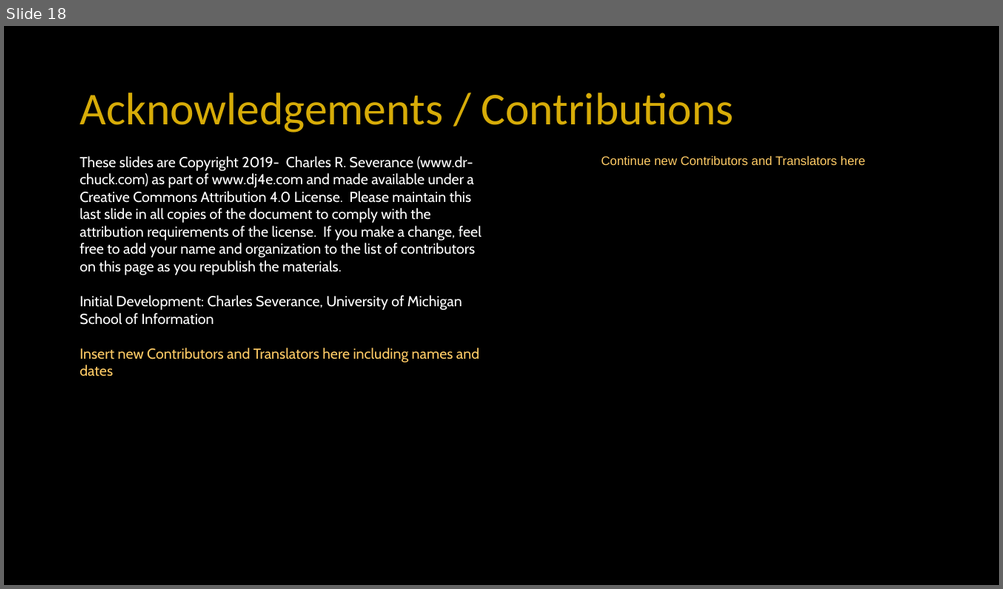
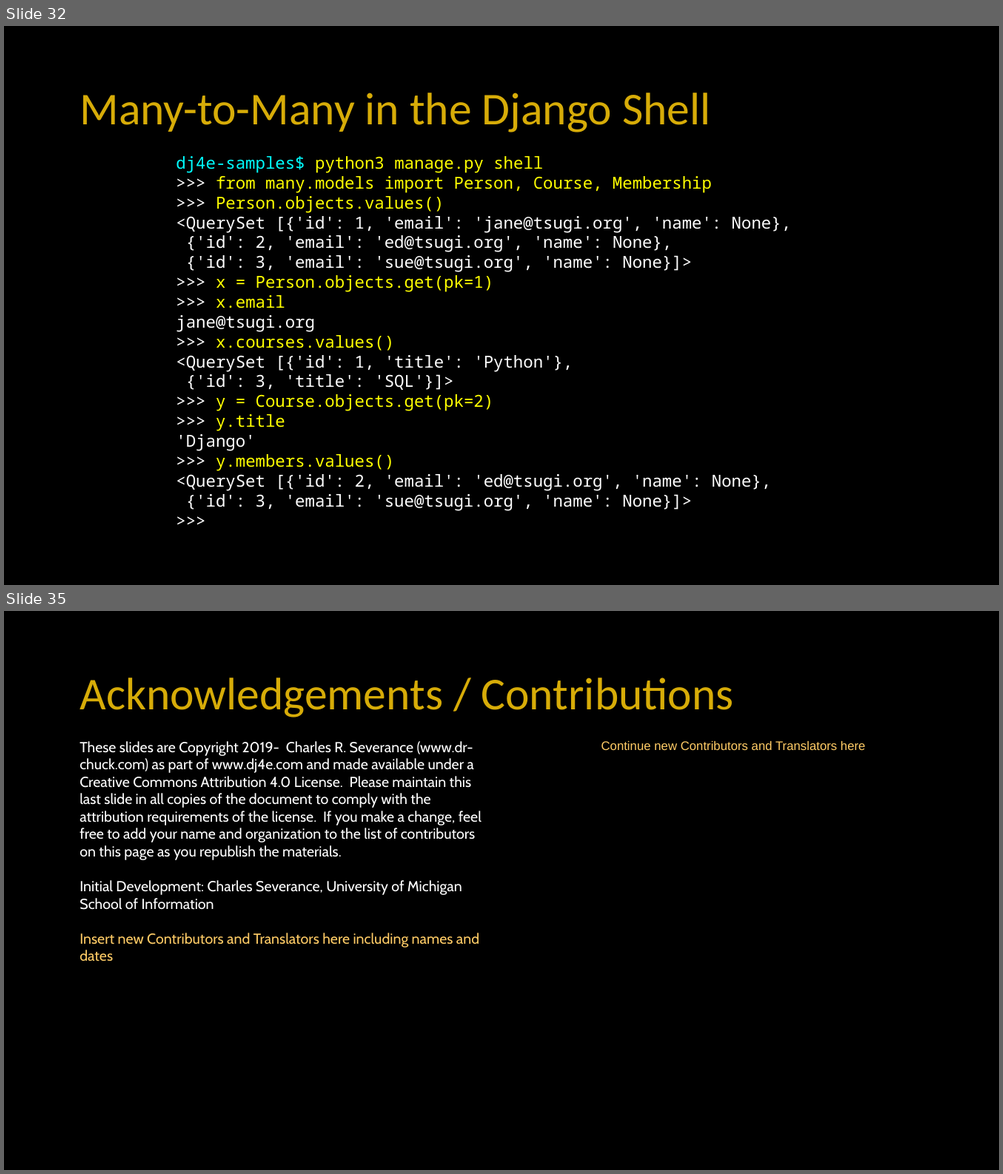
Before and after one commit to csev/dj4e, a slide deck: lectures/DJ-04-Many-To-Many.pptx. Shown one above the other, each under a label of ours: slide 18 before the commit, slides 32 and 35 after it; the slides between them are not shown. The pictures are 1003x589 and 1003x1174 pixels, drawn with LibreOffice and Linux fonts; fonts in the diff are those of the drawing. Boxes give left, top, right and bottom in pixels: in the first picture for what was removed or moved away, otherwise in the second. Text is boxed around its words. In the diff, an @@ line names an element or a change of style, - is before the commit and + after.

```diff
--- a/lectures/DJ-04-Many-To-Many.pptx
+++ b/lectures/DJ-04-Many-To-Many.pptx
@@ slide 32 added at [4,26,999,585], background #000000 @@
@@ title added at [79,93,710,133], 44 pt, text #D7AC08 @@
+Many-to-Many in the Django Shell
@@ text added at [176,156,791,511], 16 pt, text #FFFFFF @@
+dj4e-samples$ python3 manage.py shell
+>>> from many.models import Person, Course, Membership
+>>> Person.objects.values()
+<QuerySet [{'id': 1, 'email': 'jane@tsugi.org', 'name': None},
+{'id': 2, 'email': 'ed@tsugi.org', 'name': None},
+{'id': 3, 'email': 'sue@tsugi.org', 'name': None}]>
+>>> x = Person.objects.get(pk=1)
+>>> x.email
+jane@tsugi.org
+>>> x.courses.values()
+<QuerySet [{'id': 1, 'title': 'Python'},
+{'id': 3, 'title': 'SQL'}]>
+>>> y = Course.objects.get(pk=2)
+>>> y.title
+'Django'
+>>> y.members.values()
+<QuerySet [{'id': 2, 'email': 'ed@tsugi.org', 'name': None},
+{'id': 3, 'email': 'sue@tsugi.org', 'name': None}]>
+>>>
@@ what was slide 18 is now slide 35 @@
```
Also in this commit, not shown: 1 slide changed, 16 other slides added.
